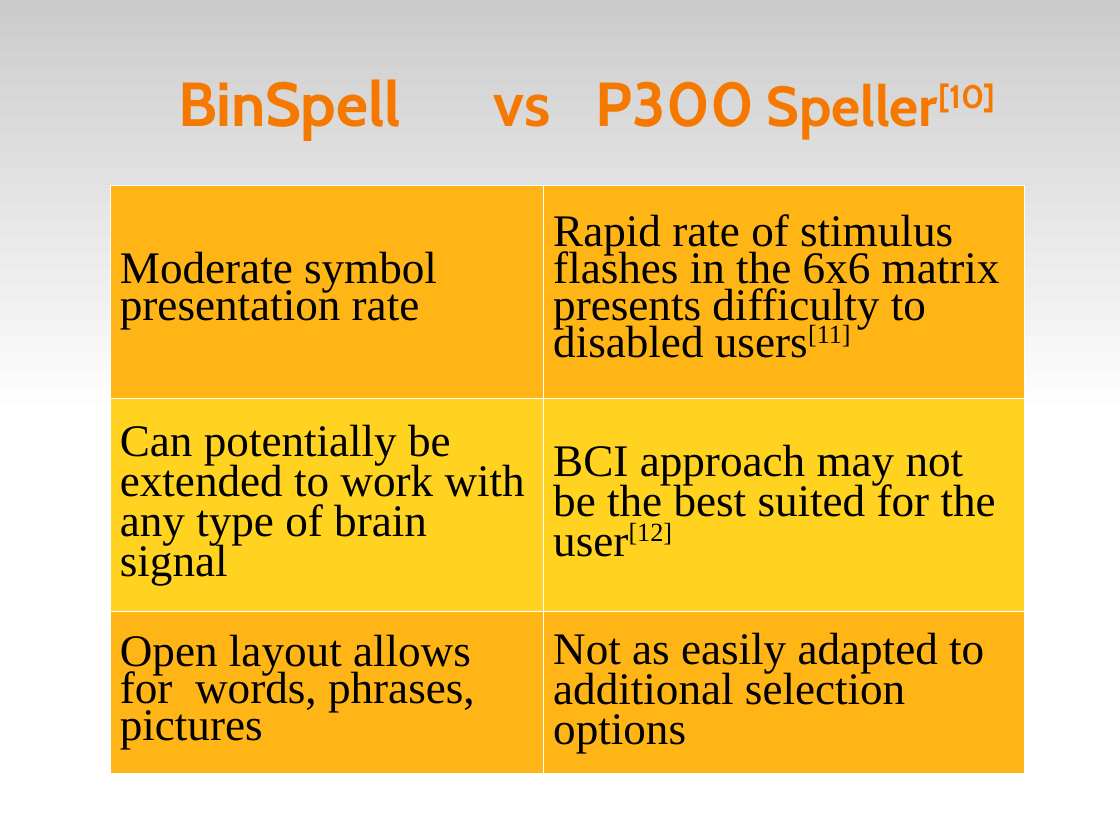
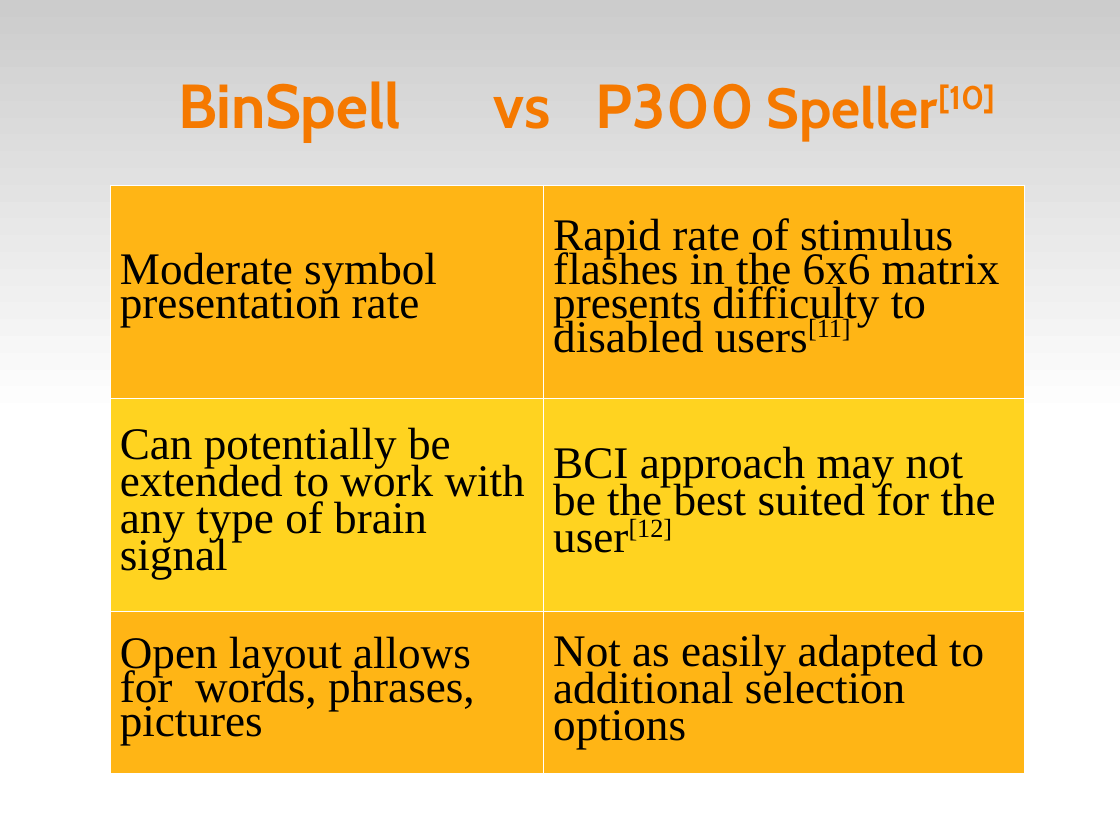
Before and after one commit to abdullah38rcc/BCI-Virtual-Keyboard, a slide deck: slide 13 of master's/docs/virtKey.ppt. Drawn at 1120x840 pixels with LibreOffice and Linux fonts; fonts in the diff are those of the drawing. Boxes give left, top, right and bottom in pixels: in the first picture for what was removed or moved away, otherwise in the second. Text is boxed around its words. In the diff, an @@ line names an element or a change of style, - is before the commit and + after.

```diff
--- a/master's/docs/virtKey.ppt
+++ b/master's/docs/virtKey.ppt
@@ line spacing 0.96 to 0.94 in 3 elements at (179,81,402,141), (596,83,995,141), (494,96,551,129) @@
@@ table at (110,185,1024,774) @@
@@ line spacing 0.74 to 0.68 @@
@@ line spacing 0.8 to 0.74 @@
```
Also in this commit, not shown: 17 other slides changed, 1 other file.
